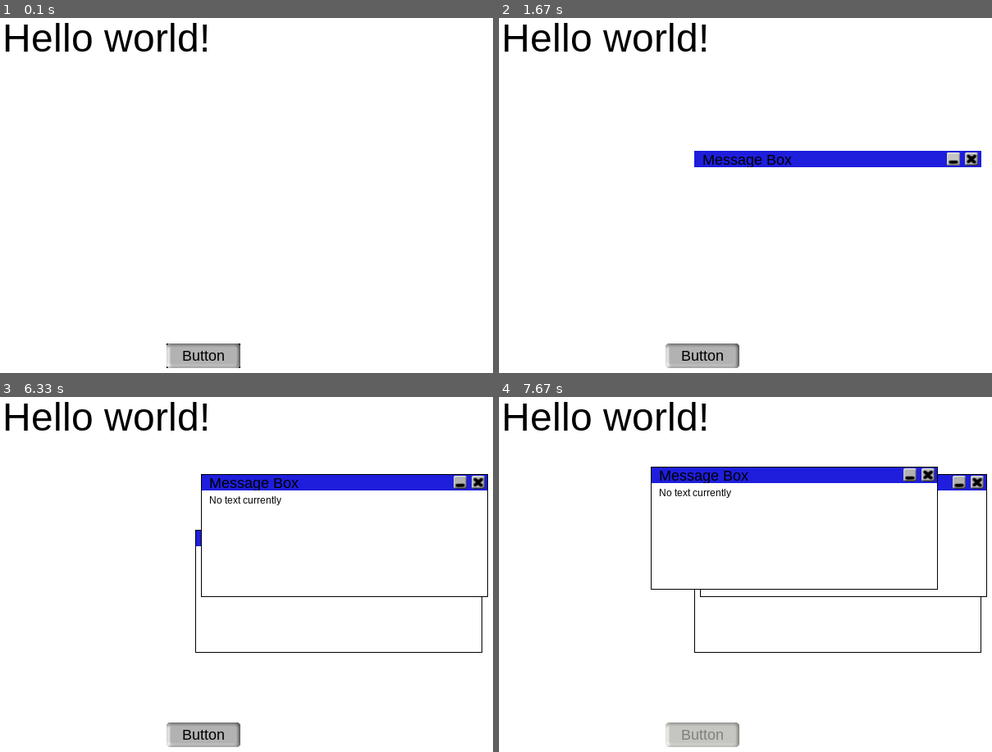
Above: before the commit, frames 1-4 (two rows, left to right).
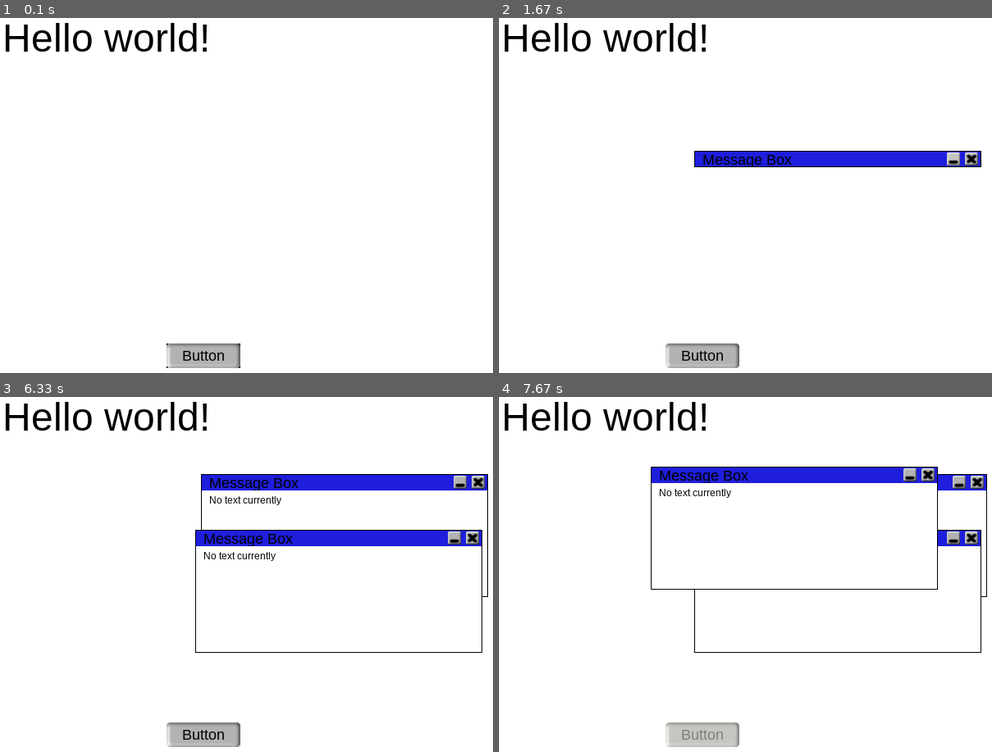
Above: after the commit, the same moments.

Repository: kdinev/pygame-ui
Game: pygame game, started from v0.1/source/TestingTheComponents.py
The game is run twice, just before and just after one commit, with the same random seed, the same clock (stepped at 60 frames per second) and the same inputs.
Inputs (mouse positions are in pixels of both pictures, inside the frame that each line leads up to):
- Up to frame 1 (0.1 s): no input
- Up to frame 2 (1.67 s): press the mouse at (701, 355) at 0.37 s; move the mouse to (755, 362) at 0.47 s; release the mouse at (809, 365) at 0.6 s; click (701, 355) at 0.72 s; press the mouse at (839, 160) at 1.03 s; move the mouse to (937, 252) at 1.13 s; release the mouse at (outside the picture) at 1.27 s; click (952, 160) at 1.38 s
- Up to frame 3 (6.33 s): click (453, 539) at 1.72 s; press the mouse at (340, 539) at 2.03 s; move the mouse to (433, 475) at 2.13 s; release the mouse at (outside the picture) at 2.27 s; press the mouse at (202, 734) at 2.37 s; move the mouse to (231, 574) at 2.47 s; release the mouse at (261, 414) at 2.6 s; press the mouse at (473, 539) at 3.2 s; move the mouse to (281, 482) at 3.3 s; release the mouse at (93, 425) at 3.43 s; press the mouse at (453, 539) at 3.53 s; move the mouse to (276, 563) at 3.63 s; release the mouse at (103, 592) at 3.77 s; press the mouse at (453, 539) at 3.87 s; move the mouse to (310, 482) at 3.97 s; release the mouse at (162, 428) at 4.1 s; press the mouse at (453, 539) at 4.2 s; move the mouse to (394, 489) at 4.3 s; release the mouse at (340, 439) at 4.43 s; click "Hello world!" at 5.05 s; press the mouse at (453, 539) at 5.37 s; move the mouse to (256, 588) at 5.47 s; release the mouse at (54, 638) at 5.6 s; click (202, 734) at 5.72 s; press the mouse at (473, 539) at 6.03 s; move the mouse to (399, 535) at 6.13 s; release the mouse at (330, 531) at 6.27 s
- Up to frame 4 (7.67 s): press the mouse at (844, 482) at 6.37 s; move the mouse to (784, 546) at 6.47 s; release the mouse at (730, 606) at 6.6 s; click (957, 645) at 6.72 s; click (701, 734) at 7.55 s

The runs differ from the first frame. In frame 2, 0.3% of the frame differs, in the area x 39-98%, y 37-43%; in frame 3, 3.0%, in the area x 40-98%, y 37-57%; in frame 4, 0.6%.

Commit message:
Implementing focus as well as fixing a bug for MinimizeButton

Diff:
--- a/v0.1/source/BaseUIComponent.py
+++ b/v0.1/source/BaseUIComponent.py
@@ -7,10 +7,21 @@
 #	DESCRIPTION: User Interface base component designed for applications using graphical
 #		user interface compatible with and designed for the PYGAME library
 #	CONDITIONS: Use with the UIComponentCollection class
-#       PROJECT BY: http://www.sarconsrealm.org
+#   PROJECT BY: http://www.sarconsrealm.org
 #
 #	=======================================================================================
 import pygame
+
+class ComponentStyle:
+	_top = 0
+	_left = 0
+	_width = 0
+	_height = 0
+	_backgroundImage = None
+	_backgroundColor = None
+	_color = None
+	_fontSize = None
+	_textAlign = None
 
 class BaseUIComponent(object):
 
@@ -51,6 +62,9 @@
 		if self._clickCallback != None:
 			del self._clickCallback
 
+	def __str__(self):
+		return self._id
+
 	# ========================= ACCESSORS AND MODIFIERS =========================
 
 	def GetRectangle(self):
@@ -74,6 +88,12 @@
 	def SetHeight(self, newHeight):
 		self._height = newHeight
 
+	def SetDimensions(self, newDim):
+		self._width, self._height = newDim
+
+	def GetDimensions(self):
+		return self._width, self._height
+
 	def GetPosition(self):
 		return (self._xPosition, self._yPosition)
 
@@ -86,10 +106,16 @@
 	def SetAbsPosition(self, newPosition):
 		self._absX, self._absY = newPosition
 
+	def GetId(self):
+		return self._id
+
+	def Surface():
+		return self._controlSurface
+
 	# ========================= RENDERER =========================
 
 	def Render(self):
-		self._parentSurface.blit(self._controlSurface, (self._xPosition, self._yPosition))
+		self._parentSurface.blit(self._controlSurface, (self._xPosition, self._yPosition), area=(0, 0, self._width, self._height))
 
 
 	# ========================= EVENT HANDLERS =========================
@@ -110,6 +136,8 @@
 		clicked = rect.collidepoint(newMousePosition)
 		if clicked:
 			self.Activate()
+			return True
+		return False
 
 	# Mouse up fires click on the component if released within the component's bounds
 	# and if the mouse down has also been within component's bounds
--- a/v0.1/source/Button.py
+++ b/v0.1/source/Button.py
@@ -7,7 +7,7 @@
 #	DESCRIPTION: User Interface button component designed for applications using
 #		graphical user interface compatible with and designed for the PYGAME library
 #	CONDITIONS: Requires BaseUIComponent.py to run
-#       PROJECT BY: http://www.sarconsrealm.org
+#   PROJECT BY: http://www.sarconsrealm.org
 #
 #	====================================================================================
 
@@ -33,7 +33,6 @@
 		x = (self._width - self._label._width) / 2
 		y = (self._height - self._label._height) / 2
 		self._label.SetPosition((x, y))
-		#self._label = TextLabel(self._controlSurface, (x, y), size, 'Button', 'arial', 18)
 
 	def __del__(self):
 		del self._label
--- a/v0.1/source/ImageBox.py
+++ b/v0.1/source/ImageBox.py
@@ -7,7 +7,7 @@
 #	DESCRIPTION: User Interface image box component designed for applications using
 #		graphical user interface compatible with and designed for the PYGAME library
 #	CONDITIONS: Requires BaseUIComponent.py to run
-#       PROJECT BY: http://www.sarconsrealm.org
+#   PROJECT BY: http://www.sarconsrealm.org
 #
 #	====================================================================================
 
--- a/v0.1/source/MessageBox.py
+++ b/v0.1/source/MessageBox.py
@@ -8,14 +8,21 @@
 #		graphical user interface compatible with and designed for the PYGAME library
 #	CONDITIONS: Requires BaseUIComponent.py MessageBoxHeader.py Button.py ImageBox.py
 #         TextLabel.py to run
-#       PROJECT BY: http://www.sarconsrealm.org
+#   PROJECT BY: http://www.sarconsrealm.org
 #
 #	=========================================================================================
 
 from BaseUIComponent import BaseUIComponent
-from MessageBoxHeader import MessageBoxHeader
 from TextLabel import TextLabel
-import pygame
+from ImageBox import ImageBox
+import pygame, os
+
+DEFAULT_MINIMIZE_BUTTON_IMAGE = os.path.join('images', 'MinimizeButtonNormal.png')
+DEFAULT_MINIMIZE_BUTTON_HOVERED_IMAGE = os.path.join('images', 'MinimizeButtonHovered.png')
+DEFAULT_MINIMIZE_BUTTON_CLICKED_IMAGE = os.path.join('images', 'MinimizeButtonClicked.png')
+DEFAULT_CLOSE_BUTTON_IMAGE = os.path.join('images', 'CloseButtonNormal.png')
+DEFAULT_CLOSE_BUTTON_HOVERED_IMAGE = os.path.join('images', 'CloseButtonHovered.png')
+DEFAULT_CLOSE_BUTTON_CLICKED_IMAGE = os.path.join('images', 'CloseButtonClicked.png')
 
 class MessageBox(BaseUIComponent):
 
@@ -23,10 +30,12 @@
 	_text = None						# Button text label
 	_backgroundImage = None				# Button background image
 	_minimized = False					# Indicates whether the message box is minimized
+	_size = None						# Default size before minimization
 
 	def __init__(self, id, parentSurface, upperLeftCorner = (0, 0), size = (0, 0), text = "No text currently", minimized = False):
 		BaseUIComponent.__init__(self, id, parentSurface, upperLeftCorner, size)
 		self._InitSurface()
+		self._size = size
 		self.Message(text, 'arial', 12, (0, 0, 0), (0, 0, 0))
 		self._header = MessageBoxHeader(id + '_header', self._controlSurface, (0, 0), (self._width, 20))
 		self._header.SetAbsPosition(upperLeftCorner)
@@ -48,11 +57,19 @@
 
 	def SetMinimized(self, value):
 		self._minimized = value
+		if value:
+			self.SetDimensions(self._header.GetDimensions())
+			self._InitSurface()
+		else:
+			self.SetDimensions(self._size)
+			self._InitSurface()
 
 	def GetMinimized(self):
 		return self._minimized
 
 	def _InitSurface(self):
+		if self._controlSurface != None:
+			del self._controlsSurface
 		self._controlSurface = pygame.Surface((self._width, self._height), 0, self._parentSurface)
 
 	def Message(self, text = "", font = "arial", textSize = 0, color = (0, 0, 0), hoveredColor = (127, 127, 127)):
@@ -65,8 +82,9 @@
 		self._header.MouseMove(event)
 
 	def MouseDown(self, event):
-		BaseUIComponent.MouseDown(self, event)
+		clicked = BaseUIComponent.MouseDown(self, event)
 		self._header.MouseDown(event)
+		return clicked
 
 	def MouseUp(self, event):
 		BaseUIComponent.MouseUp(self, event)
@@ -76,12 +94,108 @@
 		BaseUIComponent.Render(self)
 		self._controlSurface.fill((255, 255, 255))
 		self._header.Render()
+		pygame.draw.rect(self._parentSurface, (0, 0, 0), (self._xPosition, self._yPosition, self._width, self._height), 1)
 		if not self._minimized:
-			pygame.draw.rect(self._parentSurface, (0, 0, 0), (self._xPosition, self._yPosition, self._width, self._height), 1)
 			self._text.Render()
 
 	def ToggleMinimized(self, control, event):
 		self._minimized = not self._minimized
+		if self._minimized:
+			self.SetDimensions(self._header.GetDimensions())
+		else:
+			self.SetDimensions(self._size)
 
 	def Destroy(self, control, event):
 		self._disposed = True
+
+
+
+# 	================================ Message Box Header UI Component ===============================
+#
+#	AUTHOR: KONSTANTIN DINEV
+#	DATE: APRIL 2011
+#	DESCRIPTION: User Interface message box header component designed as a helper for the message
+#		box component. Contains header text, a close button and a minimize button
+#	CONDITIONS: Requires BaseUIComponent.py to run
+#   PROJECT BY: http://www.sarconsrealm.org
+#
+#	================================================================================================
+
+class MessageBoxHeader(BaseUIComponent):
+
+	_headerLabel = None					# Text label for the header
+	_minimizeButton = None				# Button for minimizing the message box
+	_closeButton = None					# Button for closing(destroying) the message box
+	_backgroundColor = None				# Background color for the header
+
+	def __init__(self, id, parentSurface, upperLeftCorner = (0, 0), size = (0, 0), backgroundColor = (30, 30, 220)):
+		BaseUIComponent.__init__(self, id, parentSurface, upperLeftCorner, size)
+		self._InitSurface()
+		self._backgroundColor = backgroundColor
+		self.CloseButton()
+		self.MinimizeButton()
+		self.HeaderLabel()
+
+	def __del__(self):
+		del self._headerLabel
+		del self._minimizeButton
+		del self._closeButton
+		del self._backgroundColor
+		BaseUIComponent.__del__(self)
+
+	def __str__(self):
+		return str(self._headerLabel)
+
+	def _InitSurface(self):
+		self._controlSurface = pygame.Surface((self._width, 20), 0, self._parentSurface)
+
+	def HeaderLabel(self, text = "Message Box", font = "arial", textSize = 18, color = (0, 0, 0), hoveredColor = (0, 0, 0)):
+		if self._headerLabel != None:
+			del self._headerLabel
+		self._headerLabel = TextLabel(self._id + '_headerLabel', self._controlSurface, (10, 0), (self._width, self._height), text, font, textSize, color, hoveredColor)
+
+	def MinimizeButton(self, image = DEFAULT_MINIMIZE_BUTTON_IMAGE, hoverImage = DEFAULT_MINIMIZE_BUTTON_HOVERED_IMAGE, clickImage = DEFAULT_MINIMIZE_BUTTON_CLICKED_IMAGE):
+		self._minimizeButton = ImageBox(self._id + '_minimizeButton', self._controlSurface, (self._width - 42, 2), (16, 16), image, hoverImage, clickImage)
+
+	def CloseButton(self, image = DEFAULT_CLOSE_BUTTON_IMAGE, hoverImage = DEFAULT_CLOSE_BUTTON_HOVERED_IMAGE, clickImage = DEFAULT_CLOSE_BUTTON_CLICKED_IMAGE):
+		self._closeButton = ImageBox(self._id + '_closeButton', self._controlSurface, (self._width - 20, 2), (16, 16), DEFAULT_CLOSE_BUTTON_IMAGE, DEFAULT_CLOSE_BUTTON_HOVERED_IMAGE, DEFAULT_CLOSE_BUTTON_CLICKED_IMAGE)
+
+	def SetBackgroundColor(self, color):
+		self._backgroundColor = color
+
+	def SetMinimizeCallback(self, callback):
+		self._minimizeButton.SetClickCallback(callback)
+
+	def SetCloseCallback(self, callback):
+		self._closeButton.SetClickCallback(callback)
+
+	def SetAbsPosition(self, newPosition):
+		BaseUIComponent.SetAbsPosition(self, newPosition)
+		self._headerLabel.SetAbsPosition(newPosition)
+		self._minimizeButton.SetAbsPosition(newPosition)
+		self._closeButton.SetAbsPosition(newPosition)
+
+	def MouseMove(self, event):
+		BaseUIComponent.MouseMove(self, event)
+		self._headerLabel.MouseMove(event)
+		self._minimizeButton.MouseMove(event)
+		self._closeButton.MouseMove(event)
+
+	def MouseDown(self, event):
+		BaseUIComponent.MouseDown(self, event)
+		self._headerLabel.MouseDown(event)
+		self._minimizeButton.MouseDown(event)
+		self._closeButton.MouseDown(event)
+
+	def MouseUp(self, event):
+		BaseUIComponent.MouseUp(self, event)
+		self._headerLabel.MouseUp(event)
+		self._minimizeButton.MouseUp(event)
+		self._closeButton.MouseUp(event)
+
+	def Render(self):
+		BaseUIComponent.Render(self)
+		self._controlSurface.fill(self._backgroundColor)
+		self._headerLabel.Render()
+		self._minimizeButton.Render()
+		self._closeButton.Render()
--- a/v0.1/source/TestingTheComponents.py
+++ b/v0.1/source/TestingTheComponents.py
@@ -14,10 +14,10 @@
 height = 600
 
 def CreateMessageBox(control, event):
-	messageBox = MessageBox('MessageBox1', screen, (random.randint(0, 349), random.randint(0, 349)), (350, 150))
-	collection.Append(messageBox)
+	collection.Append(MessageBox('MessageBox1', screen, (random.randint(0, 349), random.randint(0, 349)), (350, 150)))
 
 screen = pygame.display.set_mode((width, height), 0, 32)
+clock = pygame.time.Clock()
 screen.fill((255, 255, 255))
 pygame.display.set_caption('UI Component Test')
 collection = UIComponentCollection()
@@ -45,3 +45,4 @@
 	screen.fill((255, 255, 255))
 	collection.Render()
 	pygame.display.update()
+	clock.tick(70)
--- a/v0.1/source/UIComponentCollection.py
+++ b/v0.1/source/UIComponentCollection.py
@@ -6,7 +6,7 @@
 #	DATE: APRIL 2011
 #	DESCRIPTION: User Interface component collection designed for applications using graphical
 #		user interface compatible with and designed for the PYGAME library
-#       PROJECT BY: http://www.sarconsrealm.org
+#   PROJECT BY: http://www.sarconsrealm.org
 #
 #	===============================================================================================
 
@@ -37,10 +37,15 @@
 	def AppendComponent(self, newComponent):
 		self += newComponent
 
-	def Focus(component):
+	def GetComponentById(self, id):
+		for component in self._uiComponentCollection:
+			if component.GetId() == id:
+				return component
+
+	def Focus(self, component):
 		self._focusedComponent = component
 
-	def RemoveFocus():
+	def RemoveFocus(self):
 		self._focusedComponent = None
 
 	def Update(self, event):
@@ -52,12 +57,23 @@
 					self._uiComponentCollection.remove(component)
 					del component
 		elif event.type == pygame.MOUSEBUTTONDOWN and event.button == 1:
+			if self._focusedComponent != None:
+				if self._focusedComponent.MouseDown(event):
+					return
+
 			for component in self._uiComponentCollection:
 				if not component._disposed:
-					component.MouseDown(event)
+					active = component.MouseDown(event)
+					if active:
+						self.Focus(component)
+						self._uiComponentCollection.remove(component)
+						self._uiComponentCollection.append(component)
+						return
 				else:
 					self._uiComponentCollection.remove(component)
 					del component
+			else:
+				self.RemoveFocus()
 		elif event.type == pygame.MOUSEBUTTONUP and event.button == 1:
 			for component in self._uiComponentCollection:
 				if not component._disposed:
